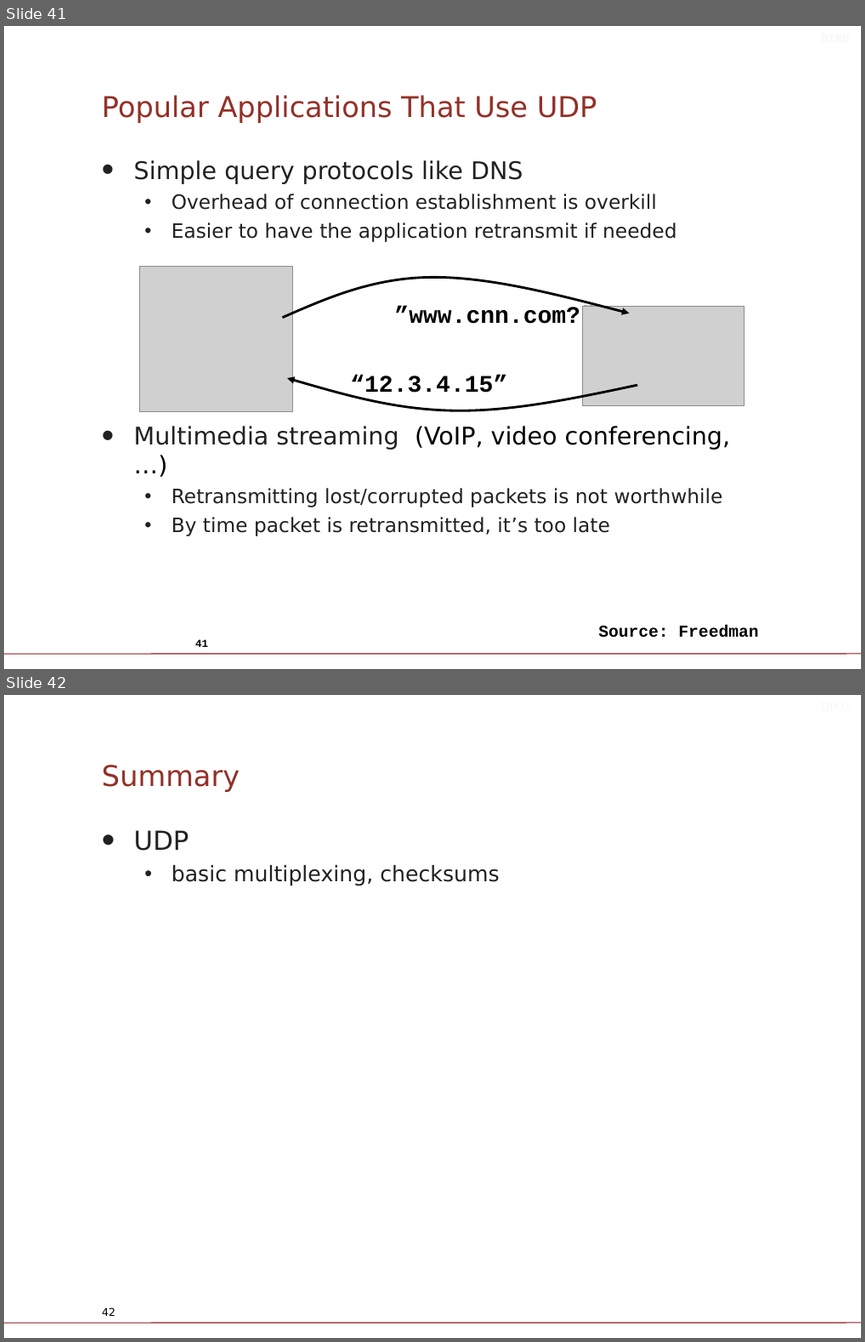
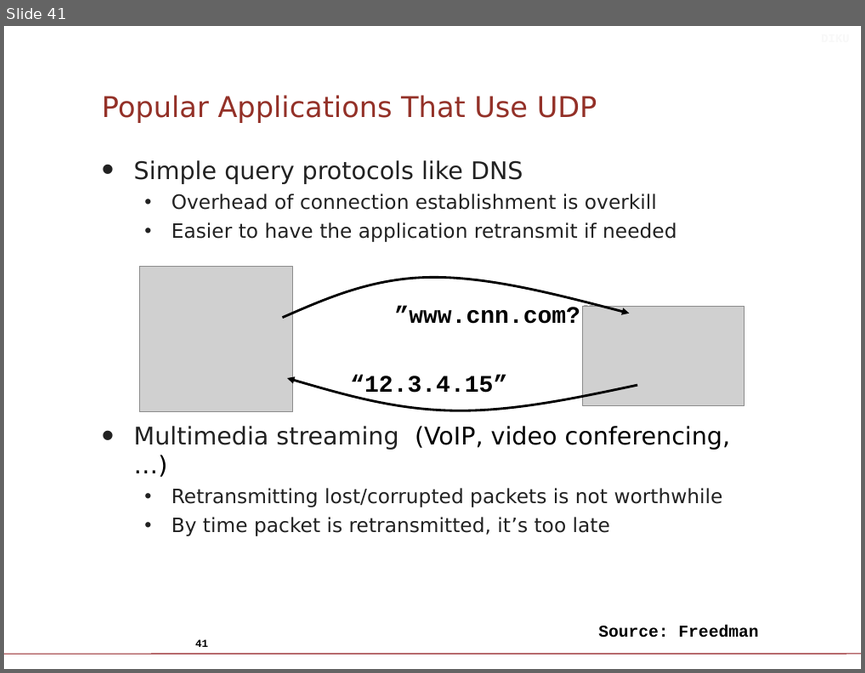
Before and after one commit to diku-compSys/compSys-e2021-pub, a slide deck: lectures/211108_dns_bittorrent_udp/lecture-4.odp. Shown one above the other, each under a label of ours: slides 41 and 42 before the commit, slide 41 after it. The pictures are 865x1342 and 865x673 pixels, drawn with LibreOffice and Linux fonts; fonts in the diff are those of the drawing; grey boxes stand for pictures; background and template pictures are left out. Boxes give left, top, right and bottom in pixels: in the first picture for what was removed or moved away, otherwise in the second. Text is boxed around its words. In the diff, an @@ line names an element or a change of style, - is before the commit and + after.

```diff
--- a/lectures/211108_dns_bittorrent_udp/lecture-4.odp
+++ b/lectures/211108_dns_bittorrent_udp/lecture-4.odp
@@ slide 42 removed at bbox=[4, 695, 861, 1338], background #FFFFFF; not listed: 1 template element that a slide beside it also shows @@
@@ text removed at bbox=[273, 695, 858, 720] @@
-DIKU
@@ title removed at bbox=[102, 765, 239, 792] @@
-Summary
@@ text removed at bbox=[134, 830, 499, 886] @@
-• UDP
-  • basic multiplexing, checksums
@@ page number removed at bbox=[102, 1307, 115, 1315] @@
-42
```
Also in this commit, not shown: 4 slides changed, 1 other file.
